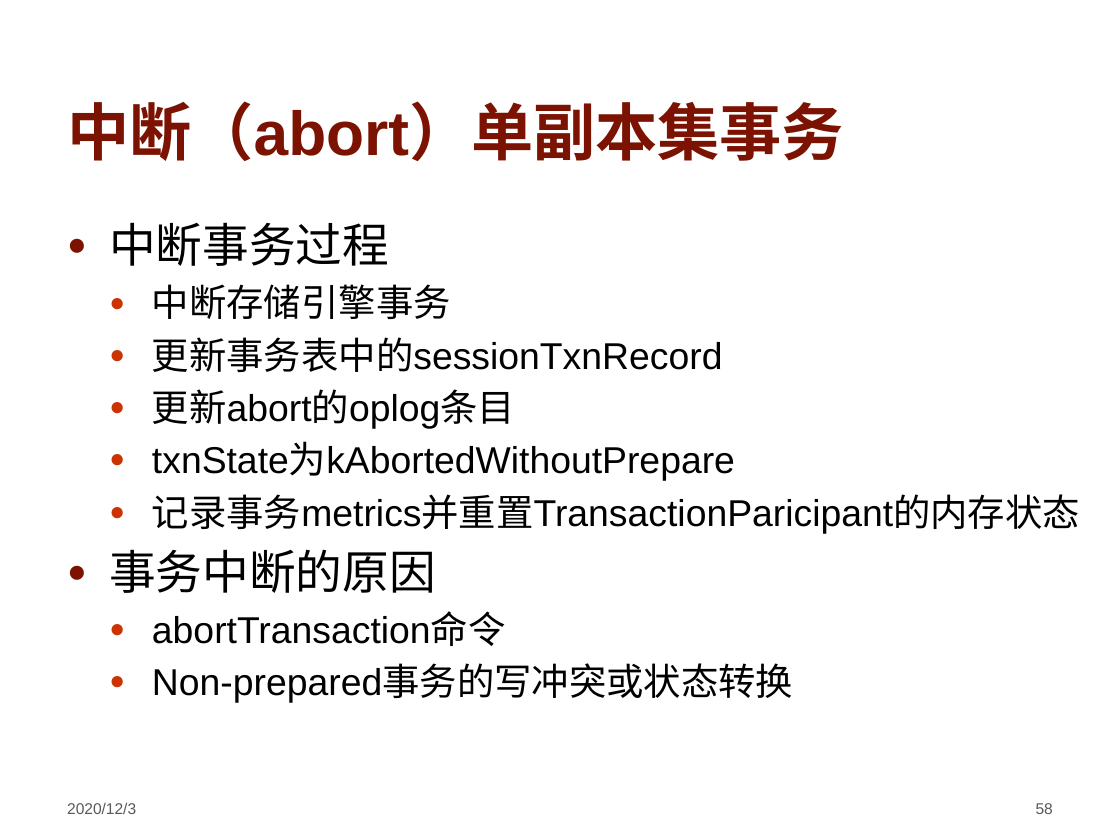
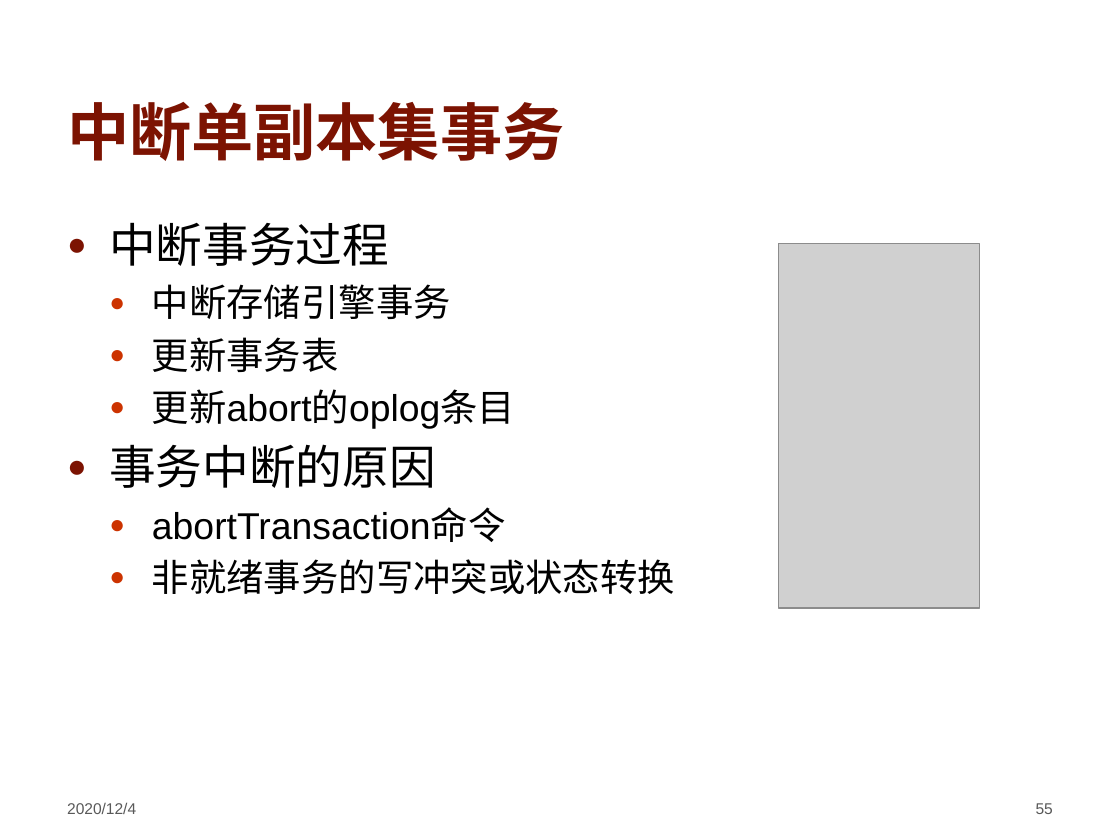
Before and after one commit to hengxin/awesome-dbs, a slide deck: slide 55 of ppt/Introduction-of-Transactions-in-MongoDB.pptx (slide 58 before the commit). Drawn at 1120x840 pixels with LibreOffice and Linux fonts; fonts in the diff are those of the drawing; grey boxes stand for pictures; background and template pictures are left out. Boxes give left, top, right and bottom in pixels: in the first picture for what was removed or moved away, otherwise in the second. Text is boxed around its words. In the diff, an @@ line names an element or a change of style, - is before the commit and + after.

```diff
--- a/ppt/Introduction-of-Transactions-in-MongoDB.pptx
+++ b/ppt/Introduction-of-Transactions-in-MongoDB.pptx
@@ title at (x1=67, y1=102, x2=564, y2=161): text changed @@
-中断（abort）单副本集事务
+中断单副本集事务
@@ picture added at (x1=778, y1=243, x2=979, y2=608) @@
@@ text at (x1=152, y1=337, x2=339, y2=372): text changed @@
-  ● 更新事务表中的sessionTxnRecord
+  ● 更新事务表
@@ text at (x1=152, y1=444, x2=1080, y2=534): paragraphs removed @@
-  ● txnState为kAbortedWithoutPrepare
-  ● 记录事务metrics并重置TransactionParicipant的内存状态
@@ text at (x1=152, y1=559, x2=675, y2=594): text changed @@
-  ● Non-prepared事务的写冲突或状态转换
+  ● 非就绪事务的写冲突或状态转换
@@ text at (x1=67, y1=802, x2=136, y2=814): text changed @@
-2020/12/3
+2020/12/4
@@ page number at (x1=1036, y1=803, x2=1053, y2=814): text changed @@
-58
+55
```
Also in this commit, not shown: 65 other slides changed, 5 slides added, 6 slides removed.
